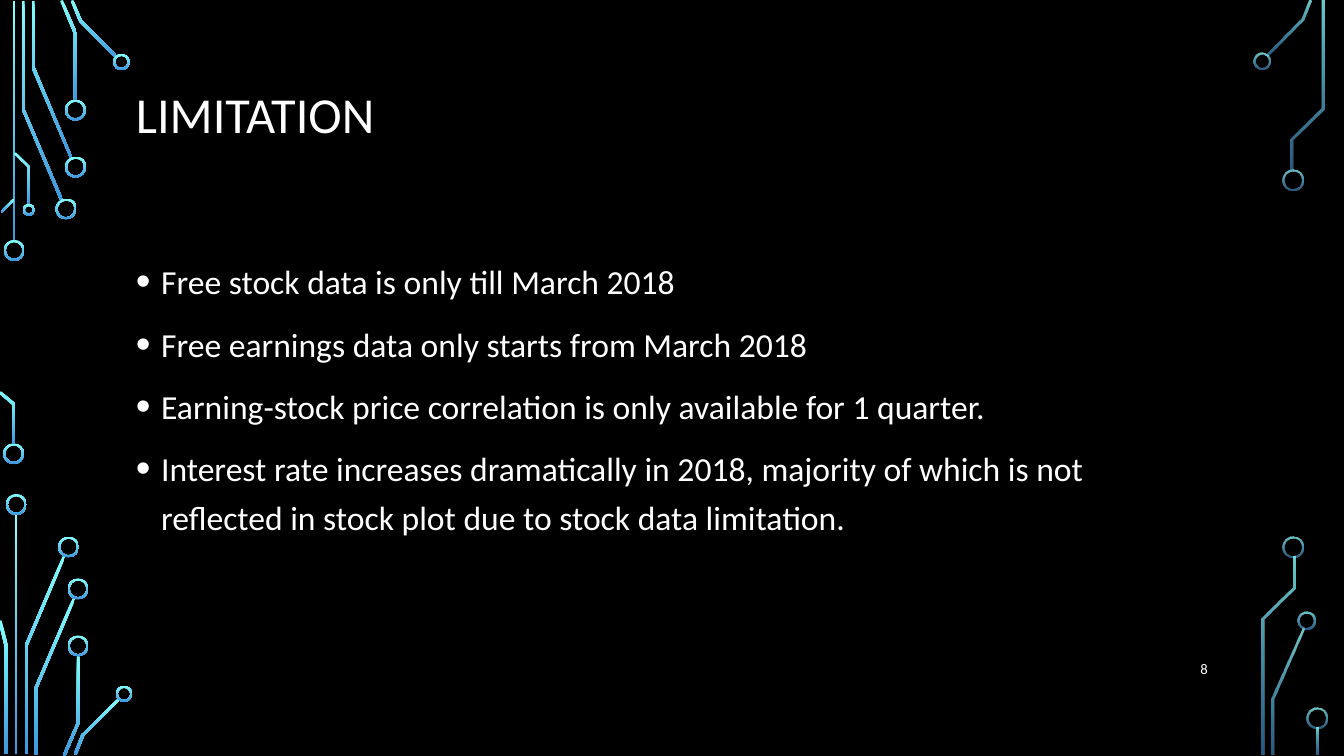
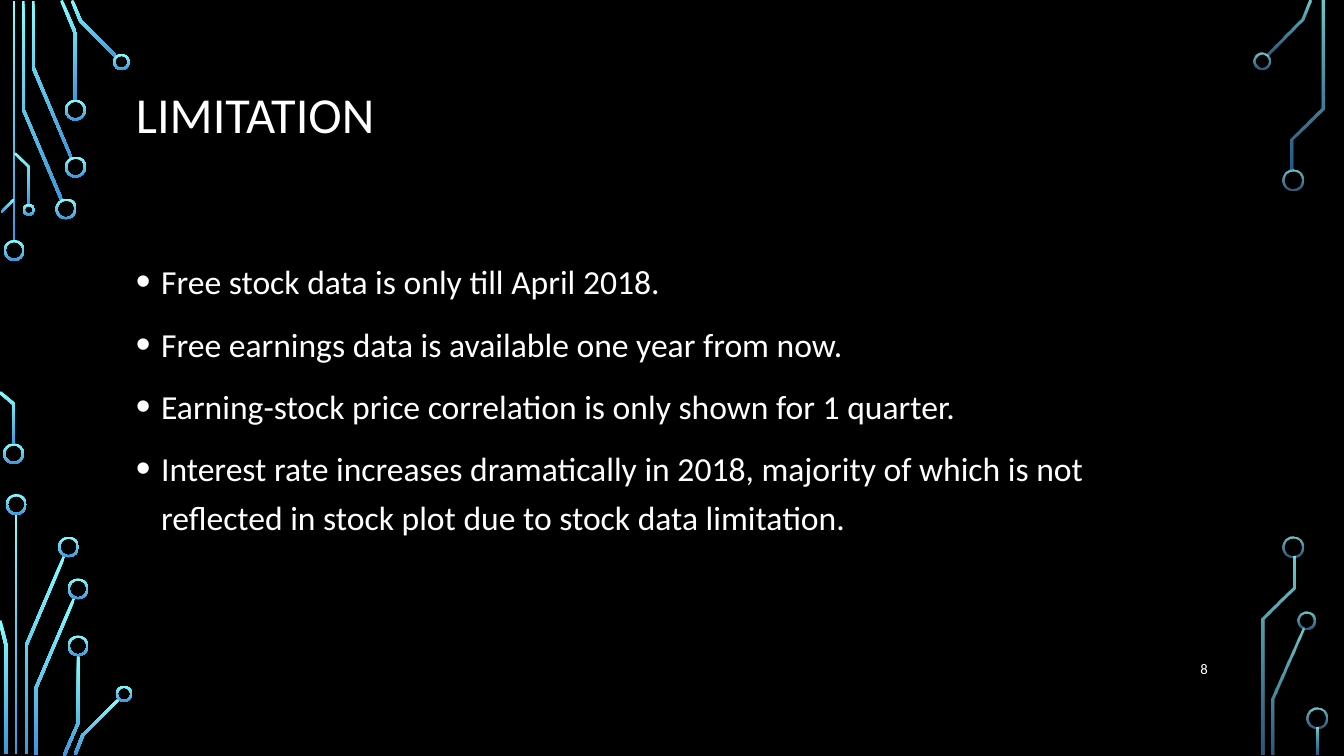
Before and after one commit to lishuai928/Project--Stock-Exploration, a slide deck: slide 8 of Project-Two Team-;D.pptx. Drawn at 1344x756 pixels with LibreOffice and Linux fonts; fonts in the diff are those of the drawing; background and template pictures are left out. Boxes give left, top, right and bottom in pixels: in the first picture for what was removed or moved away, otherwise in the second. Text is boxed around its words. In the diff, an @@ line names an element or a change of style, - is before the commit and + after.

```diff
--- a/Project-Two Team-;D.pptx
+++ b/Project-Two Team-;D.pptx
@@ text at [161, 270, 954, 425]: text changed @@
-• Free stock data is only till March 2018
-• Free earnings data only starts from March 2018
-• Earning-stock price correlation is only available for 1 quarter.
+• Free stock data is only till April 2018.
+• Free earnings data is available one year from now.
+• Earning-stock price correlation is only shown for 1 quarter.
```
Also in this commit, not shown: 5 other slides changed, 1 other file.
